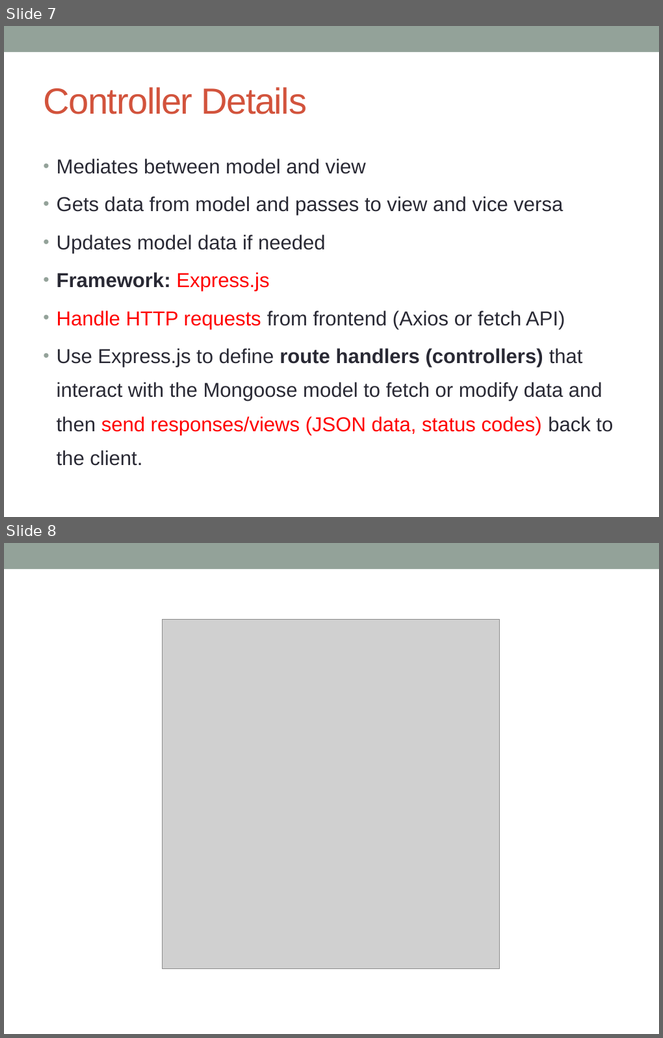
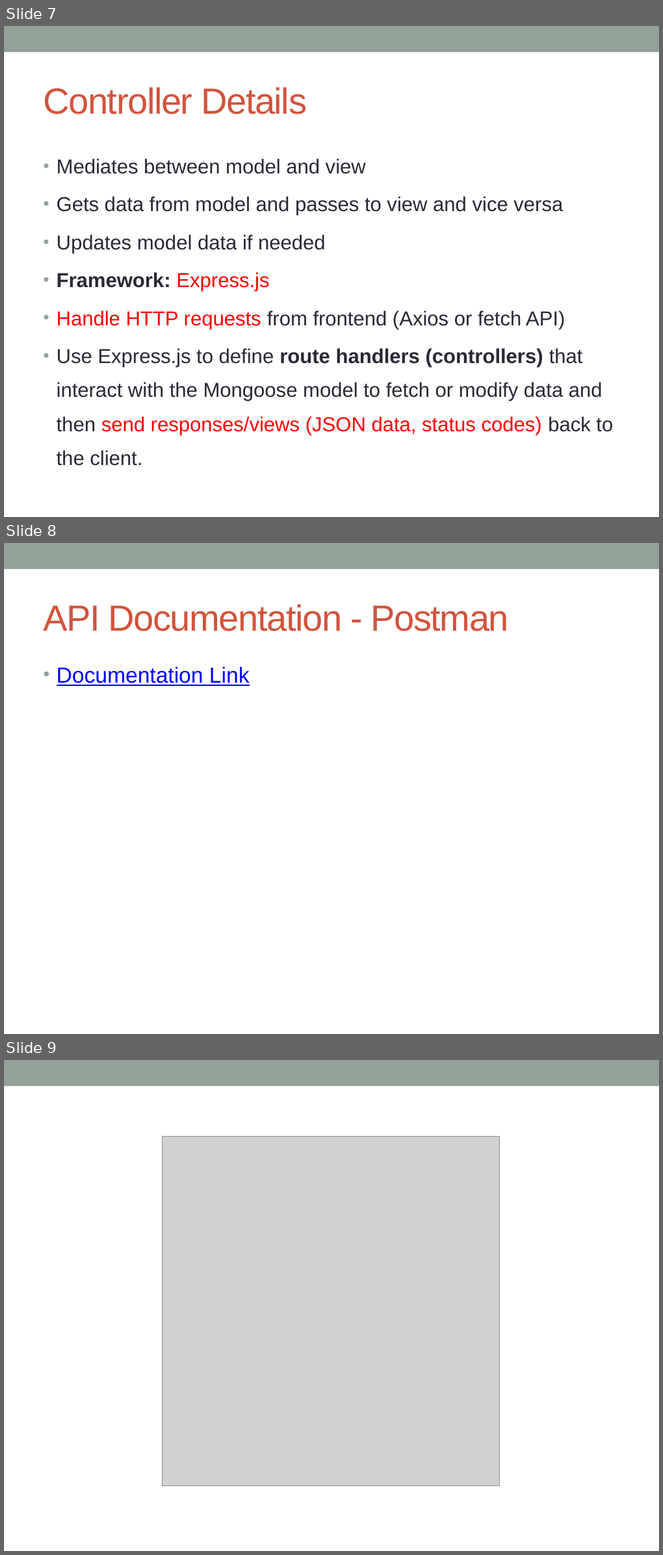
Before and after one commit to sheikhDipta003/CSE408-BUET-Software-Development, a slide deck: system-design/TechShoppers - System Architecture.pptx. Shown one above the other, each under a label of ours: slides 7 and 8 before the commit, slides 7, 8 and 9 after it. The pictures are 663x1038 and 663x1555 pixels, drawn with LibreOffice and Linux fonts; fonts in the diff are those of the drawing; grey boxes stand for pictures. Boxes give left, top, right and bottom in pixels: in the first picture for what was removed or moved away, otherwise in the second. Text is boxed around its words. In the diff, an @@ line names an element or a change of style, - is before the commit and + after.

Commit message:
[DOCS] Added API Docs link at the last slide

```diff
--- a/system-design/TechShoppers - System Architecture.pptx
+++ b/system-design/TechShoppers - System Architecture.pptx
@@ slide 8 added at (x1=4, y1=543, x2=659, y2=1034), background #FFFFFF; not listed: 1 template element that a slide beside it also shows @@
@@ title added at (x1=43, y1=604, x2=508, y2=631), 40 pt, text #D2533C @@
+API Documentation - Postman
@@ text added at (x1=57, y1=667, x2=250, y2=686), 24 pt, text #0000FF, underline @@
+• Documentation Link
@@ what was slide 8 is now slide 9 @@
```
